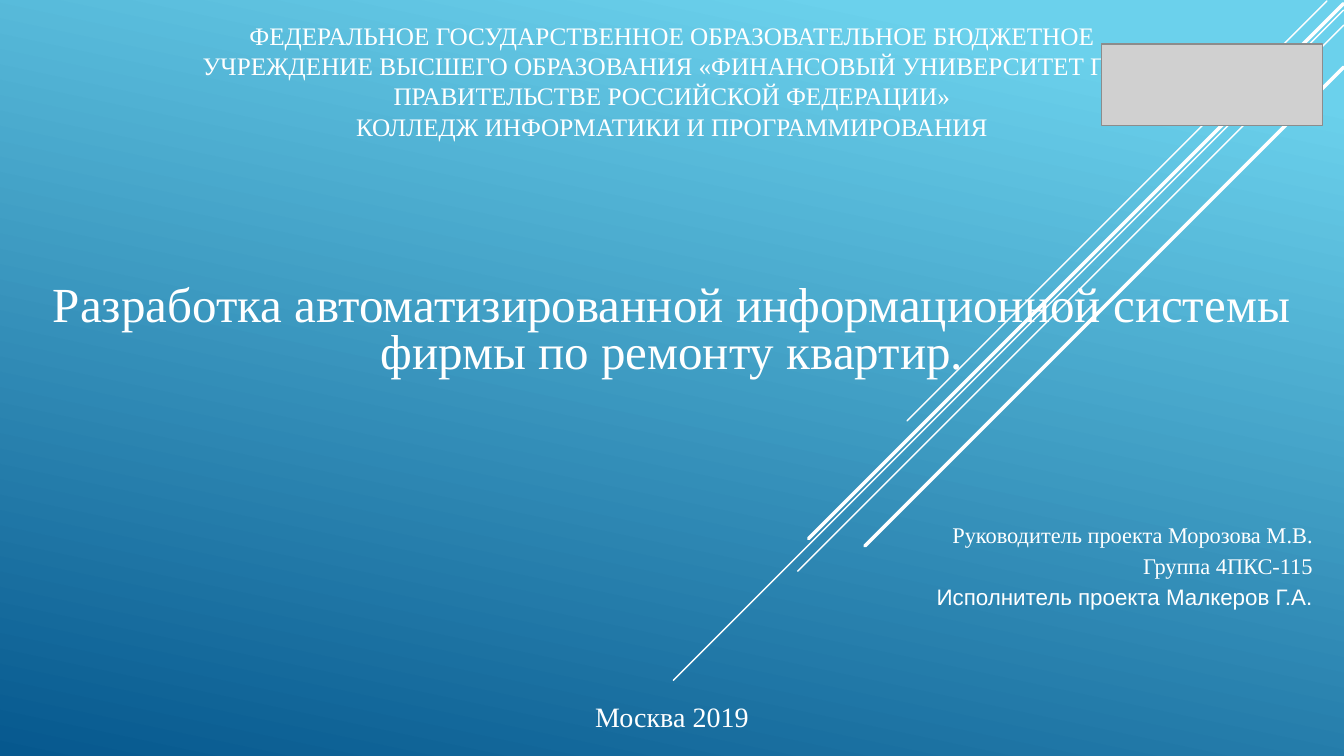
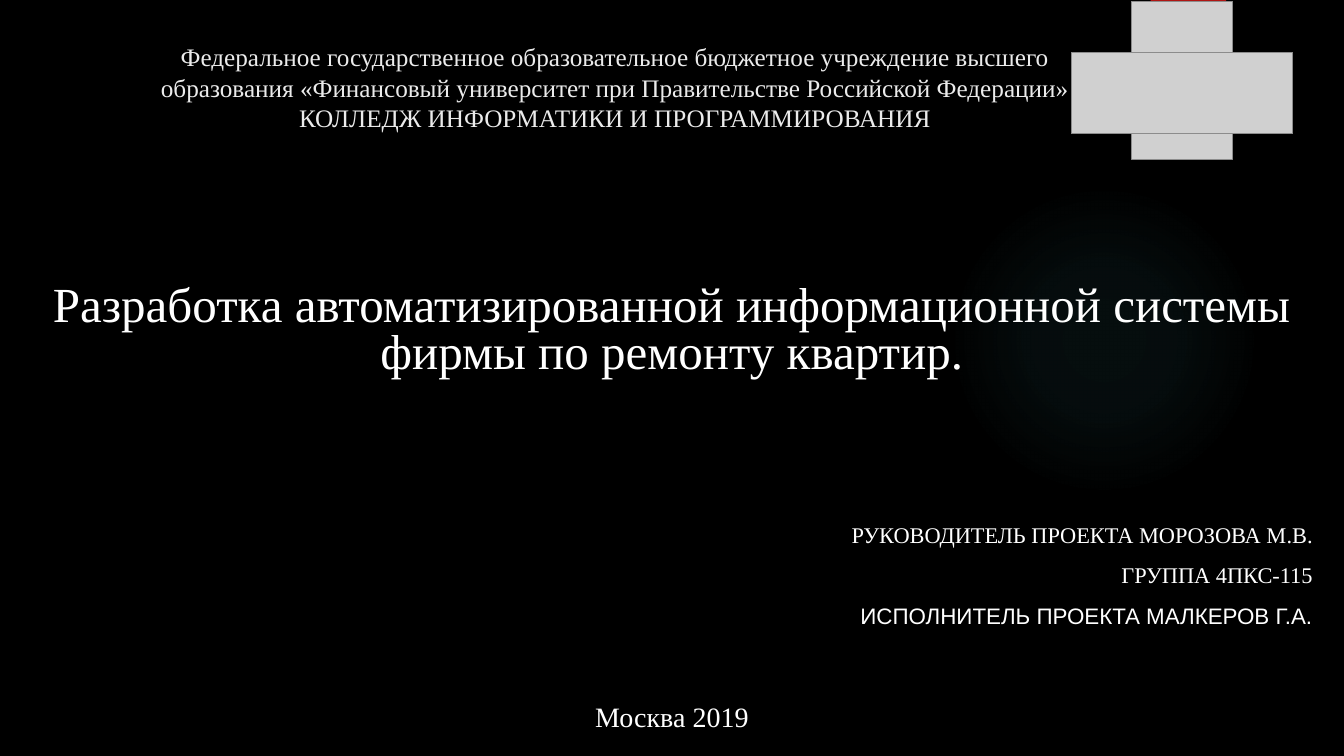
Before and after one commit to GENDOSMAL/Diplom, a slide deck: slide 1 of Documentation/Презентация к защите.pptx. Drawn at 1344x756 pixels with LibreOffice and Linux fonts; fonts in the diff are those of the drawing; grey boxes stand for pictures; background and template pictures are left out. Boxes give left, top, right and bottom in pixels: in the first picture for what was removed or moved away, otherwise in the second. Text is boxed around its words. In the diff, an @@ line names an element or a change of style, - is before the commit and + after.

```diff
--- a/Documentation/Презентация к защите.pptx
+++ b/Documentation/Презентация к защите.pptx
@@ background gradient #6ED2EB to #06588E to picture (left out) @@
@@ line removed from (1344, 10) to (674, 681) @@
@@ line removed from (1344, 25) to (798, 572) @@
@@ line removed from (1344, 4) to (809, 538) @@
@@ line removed from (1327, 1) to (907, 421) @@
@@ picture added at box(1131, 2, 1233, 159) @@
@@ rectangle added at box(1150, 0, 1226, 126), fill #B01513 @@
@@ title at box(161, 48, 1069, 133): text changed; text colour #FFFFFF to #EBEBEB @@
-ФЕДЕРАЛЬНОЕ ГОСУДАРСТВЕННОЕ ОБРАЗОВАТЕЛЬНОЕ БЮДЖЕТНОЕ УЧРЕЖДЕНИЕ ВЫСШЕГО ОБРАЗОВАНИЯ «ФИНАНСОВЫЙ УНИВЕРСИТЕТ ПРИ ПРАВИТЕЛЬСТВЕ РОССИЙСКОЙ ФЕДЕРАЦИИ»
-КОЛЛЕДЖ ИНФОРМАТИКИ И ПРОГРАММИРОВАНИЯ
+Федеральное государственное образовательное бюджетное учреждение высшего образования «Финансовый университет при Правительстве Российской Федерации»
+КОЛЛЕДЖ ИНФОРМАТИКИ И ПРОГРАММИРОВАНИЯ
@@ picture: place and size @@
-picture at box(1102, 44, 1324, 126)
+picture at box(1072, 52, 1294, 134)
@@ line removed from (1344, 68) to (865, 546) @@
@@ ellipse added at box(949, 185, 1259, 495), fill gradient #50B9C1 @@
@@ subtitle at box(852, 528, 1313, 625): text changed @@
-Руководитель проекта Морозова М.В.
-Группа 4ПКС-115
-Исполнитель проекта Малкеров Г.А.
+РУКОВОДИТЕЛЬ ПРОЕКТА МОРОЗОВА М.В.
+ГРУППА 4ПКС-115
+ИСПОЛНИТЕЛЬ ПРОЕКТА МАЛКЕРОВ Г.А.
```
Also in this commit, not shown: 14 other slides changed, 1 slide added, 1 slide removed, 41 other files.
